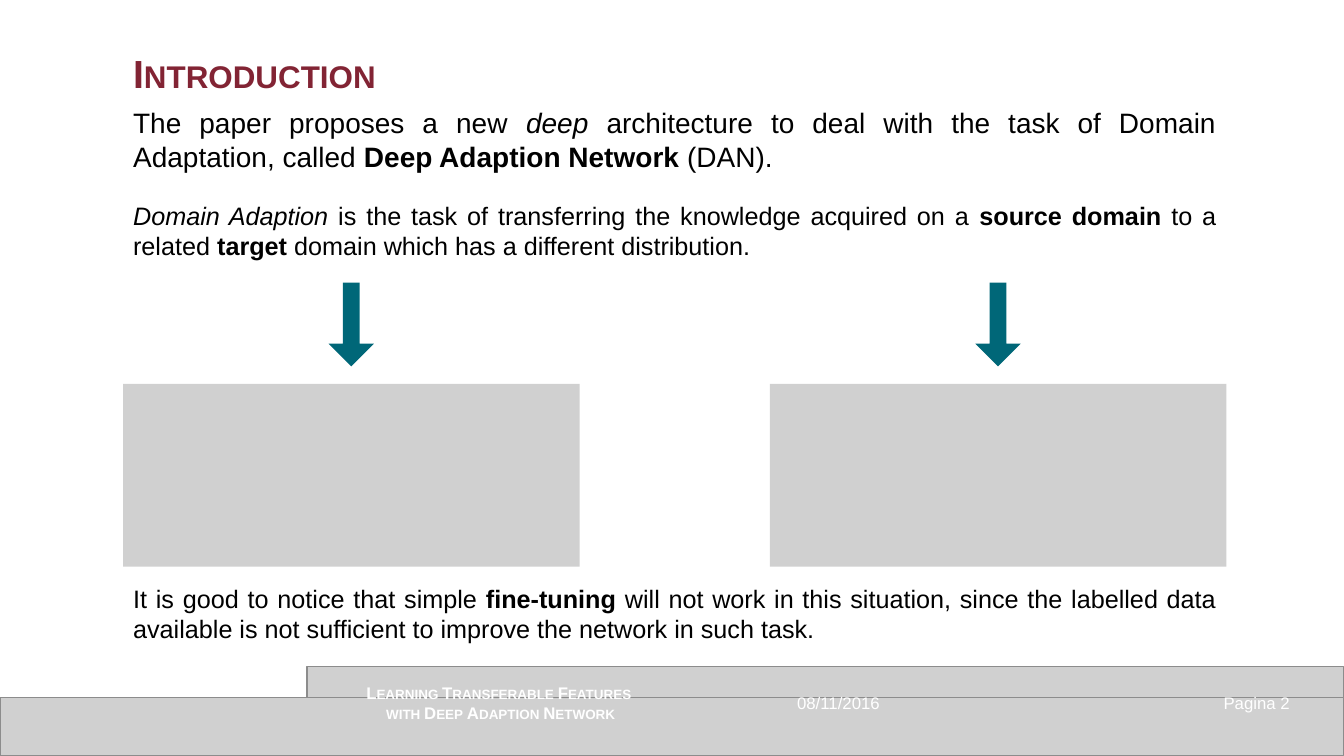
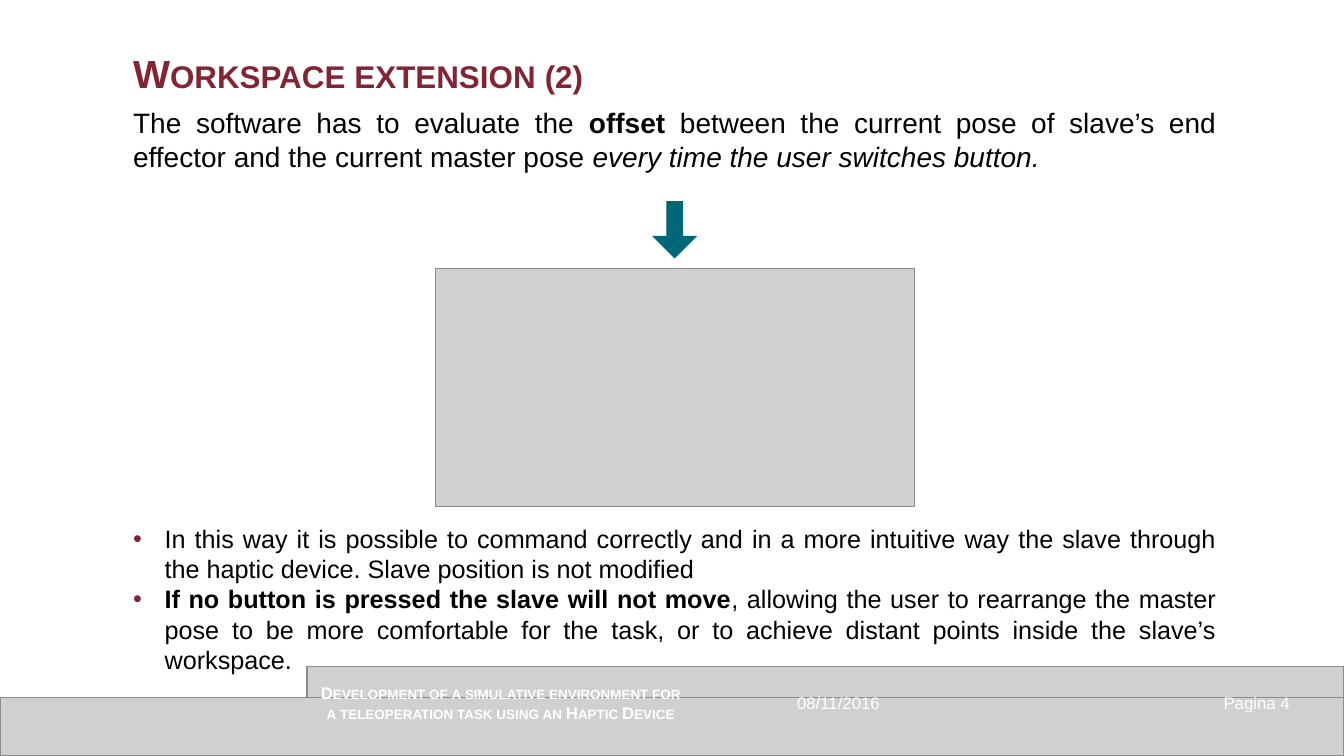
Before and after one commit to GianMassimiani/MEDROB2_VREP, a slide deck: slide 4 of 3_PPT/Presentazione_v1.0_IRVIN.pptx (slide 2 before the commit). Drawn at 1344x756 pixels with LibreOffice and Linux fonts; fonts in the diff are those of the drawing; grey boxes stand for pictures. Boxes give left, top, right and bottom in pixels: in the first picture for what was removed or moved away, otherwise in the second. Text is boxed around its words. In the diff, an @@ line names an element or a change of style, - is before the commit and + after.

```diff
--- a/3_PPT/Presentazione_v1.0_IRVIN.pptx
+++ b/3_PPT/Presentazione_v1.0_IRVIN.pptx
@@ text at (x1=354, y1=65, x2=583, y2=94): text changed @@
-Introduction
+Workspace extension (2)
@@ text at (x1=133, y1=112, x2=1216, y2=172): text changed @@
-The paper proposes a new deep architecture to deal with the task of Domain Adaptation, called Deep Adaption Network (DAN).
+The software has to evaluate the offset between the current pose of slave’s end effector and the current master pose every time the user switches button.
@@ text removed at (x1=133, y1=206, x2=1216, y2=261) @@
-Domain Adaption is the task of transferring the knowledge acquired on a source domain to a related target domain which has a different distribution.
@@ down arrow resized from (x1=977, y1=283, x2=1019, y2=365) to (x1=654, y1=202, x2=697, y2=257) @@
@@ picture added at (x1=436, y1=269, x2=914, y2=507) @@
@@ down arrow removed at (x1=331, y1=283, x2=373, y2=365) @@
@@ picture removed at (x1=123, y1=384, x2=580, y2=567) @@
@@ picture removed at (x1=770, y1=384, x2=1227, y2=567) @@
@@ text added at (x1=165, y1=529, x2=1216, y2=644), 18 pt, text #000000 @@
+• In this way it is possible to command correctly and in a more intuitive way the slave through the haptic device. Slave position is not modified
+• If no button is pressed the slave will not move, allowing the user to rearrange the master pose to be more comfortable for the task, or to achieve distant points inside the slave’s workspace.
@@ text removed at (x1=133, y1=589, x2=1216, y2=644) @@
-It is good to notice that simple fine-tuning will not work in this situation, since the labelled data available is not sufficient to improve the network in such task.
@@ text at (x1=327, y1=690, x2=680, y2=719): text changed @@
-Learning Transferable Features
-with Deep Adaption Network
+Development of a simulative environment for a teleoperation task using an Haptic Device
@@ page number at (x1=1224, y1=697, x2=1289, y2=712): text changed @@
-Pagina 2
+Pagina 4
```
Also in this commit, not shown: 1 other slide changed, 7 slides added, 4 slides removed, 5 other files.
